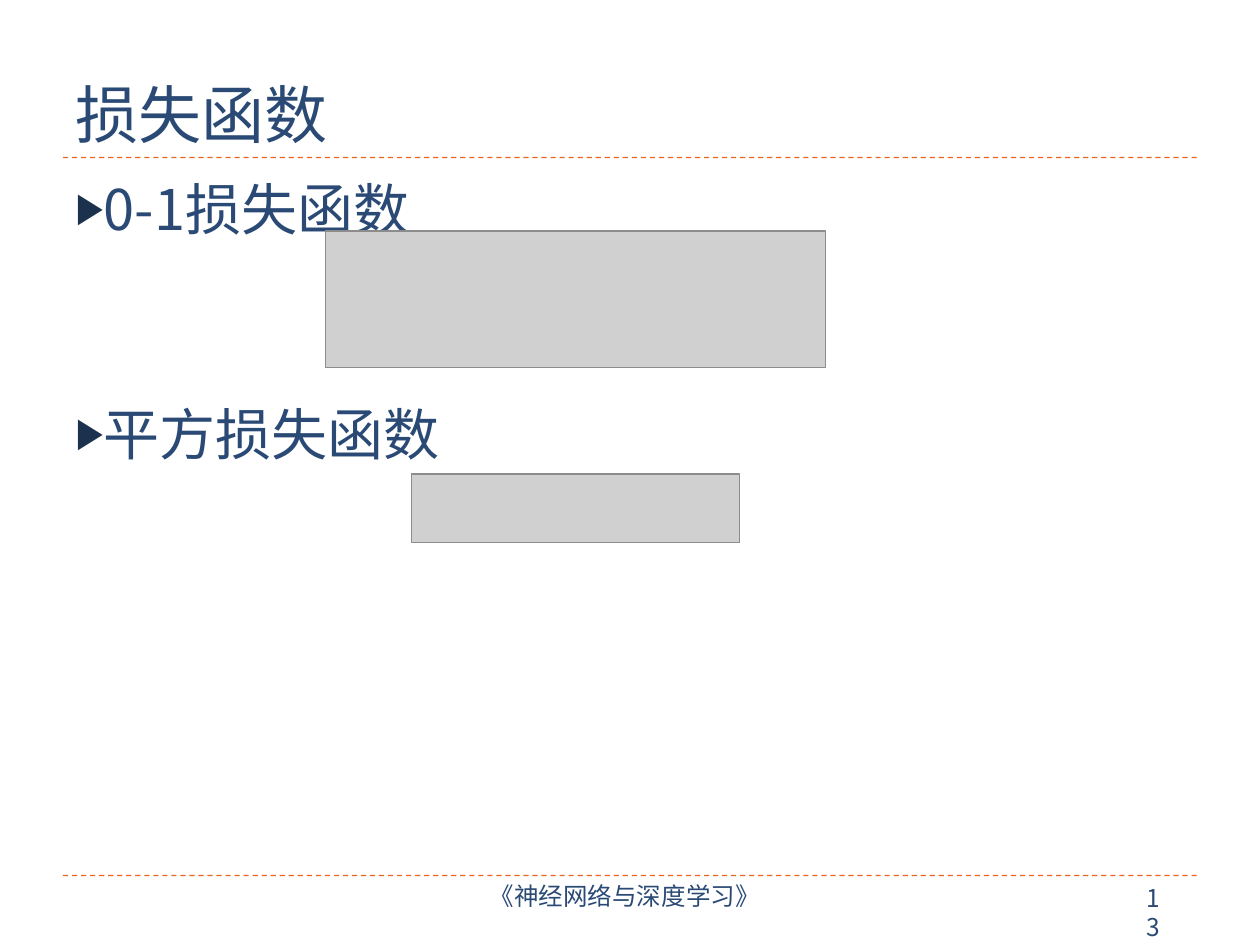
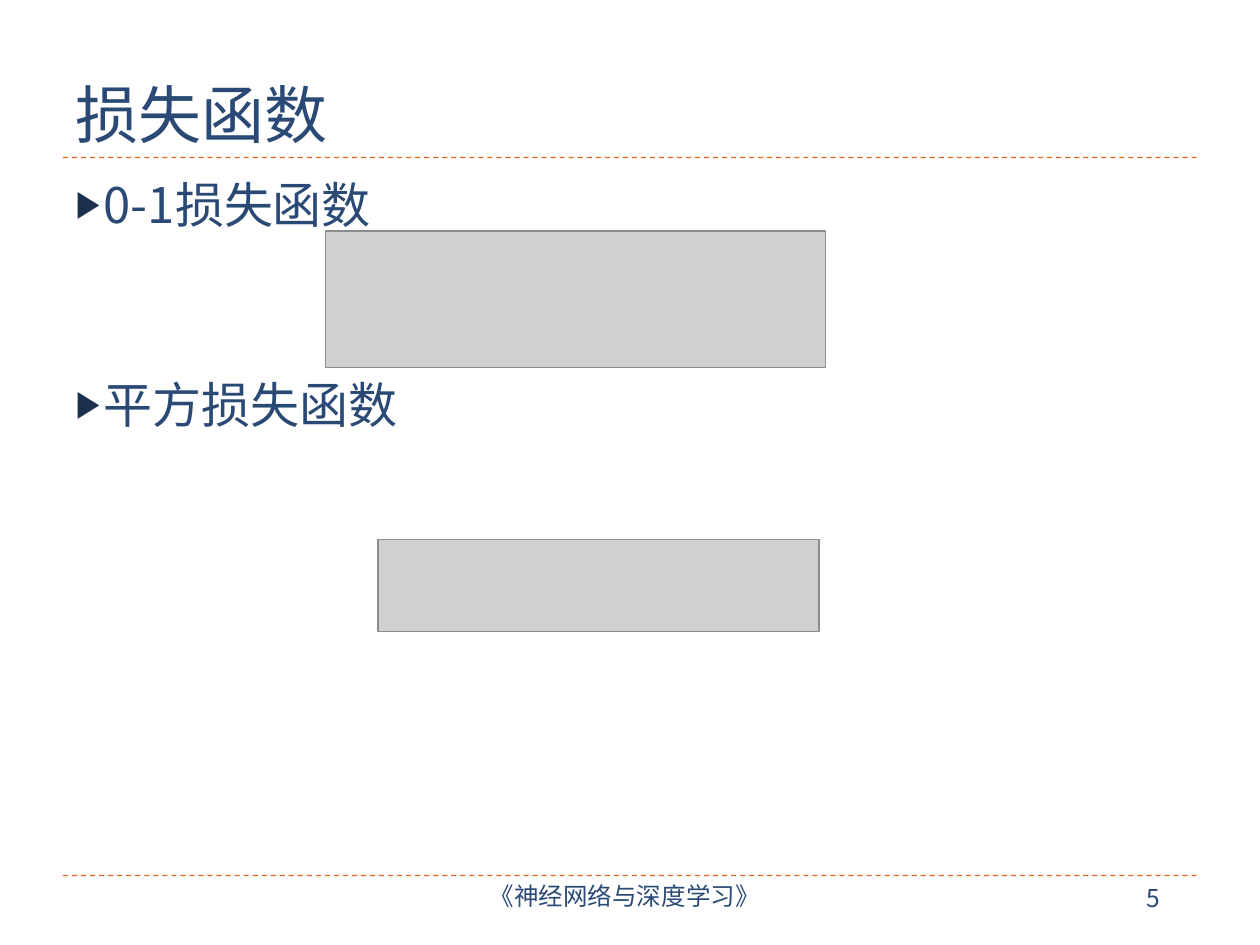
Before and after one commit to nndl/nndl.github.io, a slide deck: slide 5 of ppt/chap-机器学习概述.pptx (slide 13 before the commit). Drawn at 1260x945 pixels with LibreOffice and Linux fonts; fonts in the diff are those of the drawing; grey boxes stand for pictures. Boxes give left, top, right and bottom in pixels: in the first picture for what was removed or moved away, otherwise in the second. Text is boxed around its words. In the diff, an @@ line names an element or a change of style, - is before the commit and + after.

```diff
--- a/ppt/chap-机器学习概述.pptx
+++ b/ppt/chap-机器学习概述.pptx
@@ text "0-1损失函数" at <box>104,181,398,427</box>: size 32 to 28 pt @@
@@ picture: place and size @@
-picture at <box>412,474,740,542</box>
+picture at <box>378,539,819,631</box>
@@ page number at <box>1146,889,1160,908</box>: text changed @@
-13
+5
```
Also in this commit, not shown: 10 other slides changed, 14 slides added, 5 slides removed, 5 other files.
